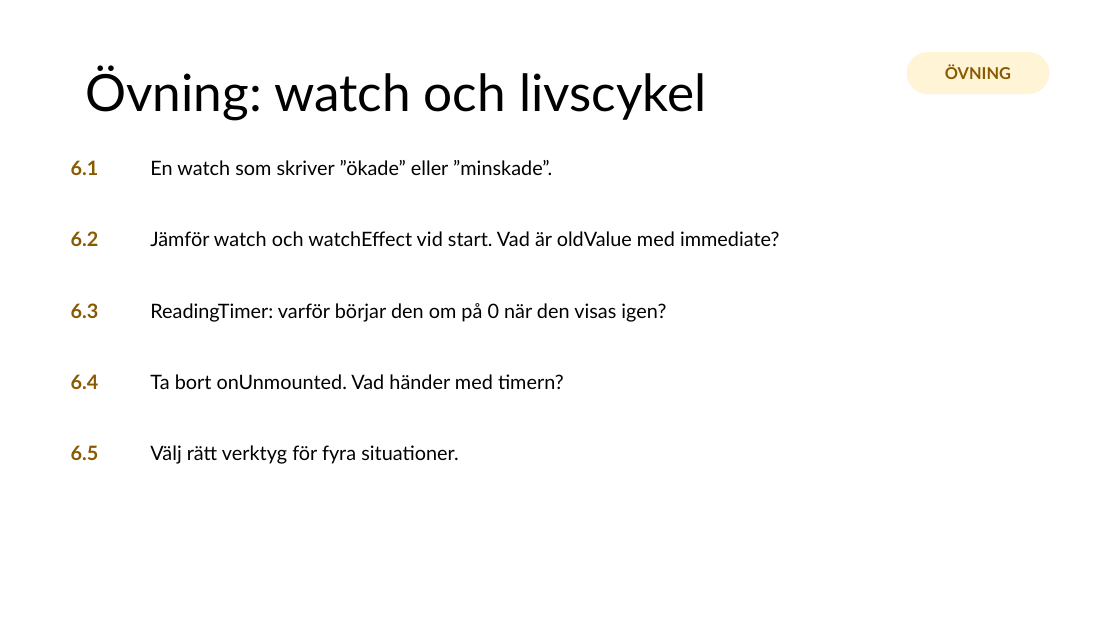
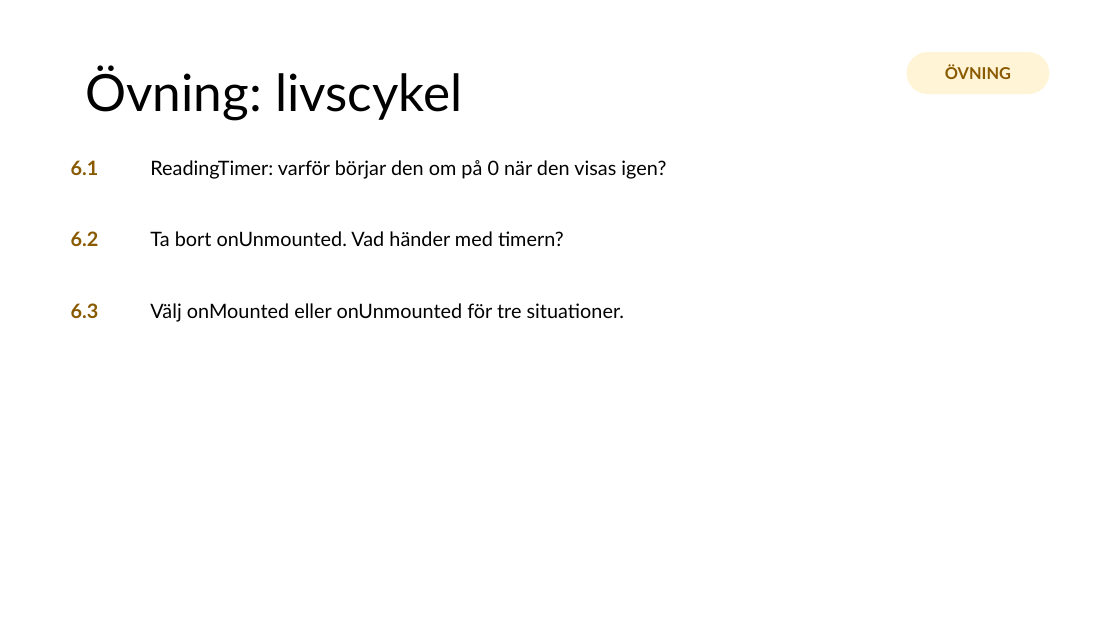
Before and after one commit to abbjetmus/pocketbase-flutter-kurs, a slide deck: slide 66 of Databaser och mobilapputveckling - sammanfattning.pptx. Drawn at 1120x630 pixels with LibreOffice and Linux fonts; fonts in the diff are those of the drawing. Boxes give left, top, right and bottom in pixels: in the first picture for what was removed or moved away, otherwise in the second. Text is boxed around its words. In the diff, an @@ line names an element or a change of style, - is before the commit and + after.

```diff
--- a/Databaser och mobilapputveckling - sammanfattning.pptx
+++ b/Databaser och mobilapputveckling - sammanfattning.pptx
@@ title at (85, 66, 462, 120): text changed @@
-Övning: watch och livscykel
+Övning: livscykel
@@ text at (150, 160, 666, 179): text changed @@
-En watch som skriver ”ökade” eller ”minskade”.
+ReadingTimer: varför börjar den om på 0 när den visas igen?
@@ text at (150, 231, 564, 246): text changed @@
-Jämför watch och watchEffect vid start. Vad är oldValue med immediate?
+Ta bort onUnmounted. Vad händer med timern?
@@ text at (150, 303, 625, 322): text changed @@
-ReadingTimer: varför börjar den om på 0 när den visas igen?
+Välj onMounted eller onUnmounted för tre situationer.
@@ text removed at (71, 374, 99, 389) @@
-6.4
@@ text removed at (150, 374, 564, 389) @@
-Ta bort onUnmounted. Vad händer med timern?
@@ text removed at (71, 445, 99, 460) @@
-6.5
@@ text removed at (150, 445, 459, 464) @@
-Välj rätt verktyg för fyra situationer.
```
Also in this commit, not shown: 28 other slides changed, 9 slides removed, 19 other files.
